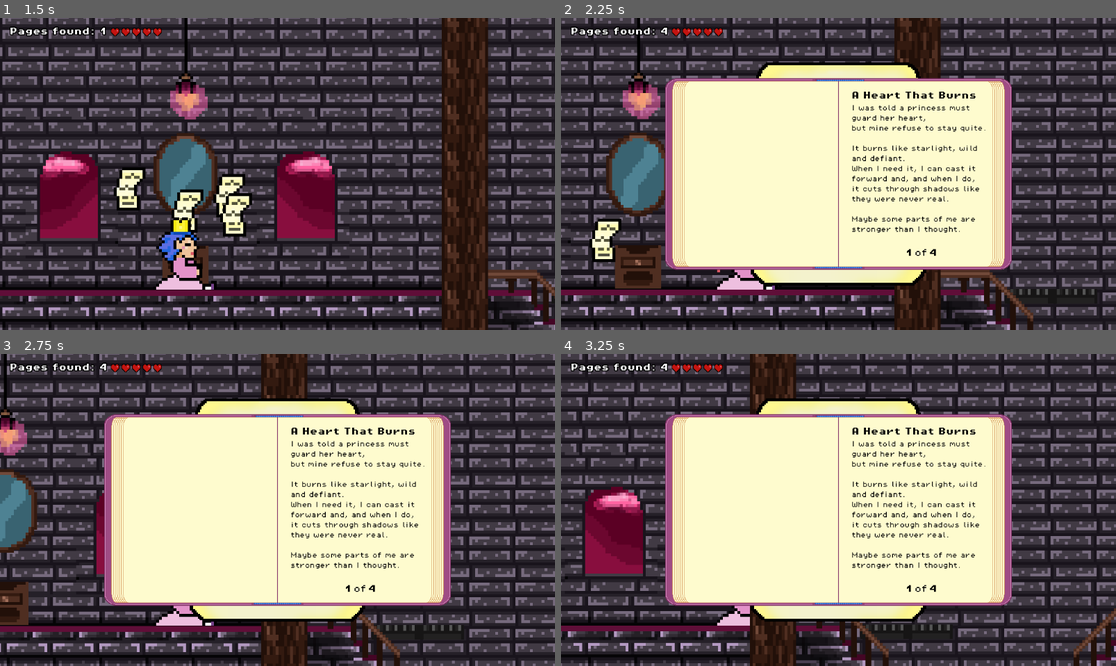
Above: before the commit, frames 1-4 (two rows, left to right).
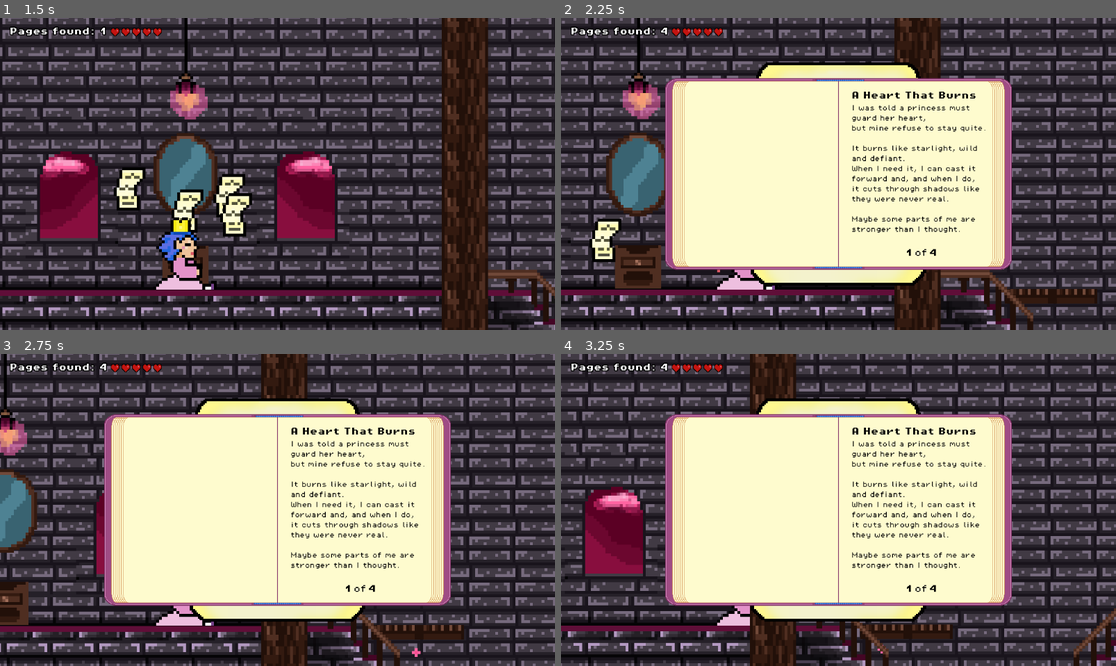
Above: after the commit, the same moments.

Repository: Gert1337/Game1
Game: Godot game, scene res://scenes/game.tscn
Two runs of this game, one before a commit and one after it. Both use one fixed random seed, a clock stepped at 60 frames per second and the inputs below.
Inputs:
- Up to frame 1 (1.5 s): hold Right (move_right) from 0.53 s (still down); tap H (afformation) at 0.6 s; tap Space (jump) at 0.77 s; tap C (CloseDiaryPage) at 1.35 s
- Up to frame 2 (2.25 s): tap Space (jump) at 1.52 s; tap H (afformation) at 1.55 s; release Right (move_right) at 2.03 s; hold Left (move_left) from 2.03 s (still down); tap B (Open Diary) at 2.1 s
- Up to frame 3 (2.75 s): keep holding Left (move_left); tap H (afformation) at 2.3 s
- Up to frame 4 (3.25 s): release Left (move_left) at 2.78 s; hold Right (move_right) from 2.78 s (still down); tap H (afformation) at 2.85 s; tap Space (jump) at 3.02 s

Frame 1 is identical in both runs. In frame 2, less than 0.1% of the frame differs, in the area x 82-97%, y 86-89%; in frame 3, 0.1%, in the area x 69-84%, y 86-98%; in frame 4, less than 0.1%.

Commit message:
animation on platform

Diff:
--- a/scenes/dead_to_live_platform.gd
+++ b/scenes/dead_to_live_platform.gd
@@ -19,6 +19,7 @@
 @onready var ray_up: RayCast2D = $RayCast2D2Up
 @onready var ray_left: RayCast2D = $RayCast2D2Left
 @onready var ray_rigth: RayCast2D = $RayCast2D2Rigth
+@onready var platform_sprite: AnimatedSprite2D = $Sprite2D
 
 
 
@@ -28,6 +29,7 @@
 	last_position = position
 	if player_ref:
 		player_ref.connect("player_healing", Callable(self, "_on_player_healing"))
+		player_ref.connect("player_starting_to_heal", Callable(self, "_on_player_starting_to_heal"))
 
 
 # Called every frame. 'delta' is the elapsed time since the previous frame.
@@ -60,6 +62,7 @@
 
 func _on_player_healing():
 	if player_on_platform:
+		platform_sprite.play("moving")
 		match selected_movement_type:
 			"Vertical":
 				movement_type = MovementType.VERTICAL
@@ -67,6 +70,12 @@
 				movement_type = MovementType.HORIZONTAL
 			_:
 				movement_type = MovementType.NONE
+
+func _on_player_starting_to_heal():
+	print("player starting to heal")
+	platform_sprite.play("comming_to_live")
+
+
 
 func _on_player_dection_body_entered(body: Node2D) -> void:
 	if body.name == "Player":
--- a/scenes/dead_to_live_platform.tscn
+++ b/scenes/dead_to_live_platform.tscn
@@ -1,11 +1,15 @@
-[gd_scene load_steps=21 format=3 uid="uid://c4iudy5fp64fj"]
+[gd_scene load_steps=24 format=3 uid="uid://c4iudy5fp64fj"]
 
 [ext_resource type="Script" uid="uid://ckkgxby6mmllb" path="res://scenes/dead_to_live_platform.gd" id="1_ivgxt"]
 [ext_resource type="Texture2D" uid="uid://c0syhyqfitb6n" path="res://assets/sprites/deadtoliveplatform.png" id="2_txnsl"]
 
 [sub_resource type="AtlasTexture" id="AtlasTexture_mithi"]
 atlas = ExtResource("2_txnsl")
-region = Rect2(32, 0, 32, 16)
+region = Rect2(0, 0, 32, 16)
+
+[sub_resource type="AtlasTexture" id="AtlasTexture_ltd3f"]
+atlas = ExtResource("2_txnsl")
+region = Rect2(0, 0, 32, 16)
 
 [sub_resource type="AtlasTexture" id="AtlasTexture_t3vq2"]
 atlas = ExtResource("2_txnsl")
@@ -28,6 +32,14 @@
 region = Rect2(192, 0, 32, 16)
 
 [sub_resource type="AtlasTexture" id="AtlasTexture_1d120"]
+atlas = ExtResource("2_txnsl")
+region = Rect2(224, 0, 32, 16)
+
+[sub_resource type="AtlasTexture" id="AtlasTexture_ivgxt"]
+atlas = ExtResource("2_txnsl")
+region = Rect2(256, 0, 32, 16)
+
+[sub_resource type="AtlasTexture" id="AtlasTexture_txnsl"]
 atlas = ExtResource("2_txnsl")
 region = Rect2(224, 0, 32, 16)
 
@@ -70,6 +82,9 @@
 "texture": SubResource("AtlasTexture_mithi")
 }, {
 "duration": 1.0,
+"texture": SubResource("AtlasTexture_ltd3f")
+}, {
+"duration": 1.0,
 "texture": SubResource("AtlasTexture_t3vq2")
 }, {
 "duration": 1.0,
@@ -86,10 +101,16 @@
 }, {
 "duration": 1.0,
 "texture": SubResource("AtlasTexture_1d120")
+}, {
+"duration": 1.0,
+"texture": SubResource("AtlasTexture_ivgxt")
+}, {
+"duration": 1.0,
+"texture": SubResource("AtlasTexture_txnsl")
 }],
-"loop": true,
+"loop": false,
 "name": &"comming_to_live",
-"speed": 4.0
+"speed": 2.0
 }, {
 "frames": [{
 "duration": 1.0,
@@ -137,8 +158,10 @@
 
 [node name="Sprite2D" type="AnimatedSprite2D" parent="."]
 sprite_frames = SubResource("SpriteFrames_ltd3f")
+animation = &"comming_to_live"
 autoplay = "default"
-frame_progress = 0.845605
+frame = 7
+frame_progress = 1.0
 
 [node name="CollisionShape2D" type="CollisionShape2D" parent="."]
 position = Vector2(0, -4)
--- a/scenes/game.tscn
+++ b/scenes/game.tscn
@@ -318,7 +318,7 @@
 
 [node name="DeadToAlivePlatform" parent="." instance=ExtResource("12_dinhu")]
 position = Vector2(182.046, 18.7031)
-selected_movement_type = "Vertical"
+selected_movement_type = "Horizontal"
 speed = 92.0
 
 [connection signal="body_exited" from="ZoomOut" to="ZoomOut" method="_on_body_exited"]
--- a/scripts/player.gd
+++ b/scripts/player.gd
@@ -20,6 +20,7 @@
 @onready var animation_player: AnimationPlayer = $AnimationPlayer
 @onready var coyote_jump_timer: Timer = $CoyoteJumpTimer
 signal player_healing
+signal player_starting_to_heal
 
 func _ready():
 	if not player_sprite.animation_finished.is_connected(_on_animated_sprite_2d_animation_finished):
@@ -107,6 +108,7 @@
 	if Input.is_action_just_pressed("afformation") and not locked:
 		locked = true
 		play_animation("afformation")
+		emit_signal("player_starting_to_heal")
 
 
 
